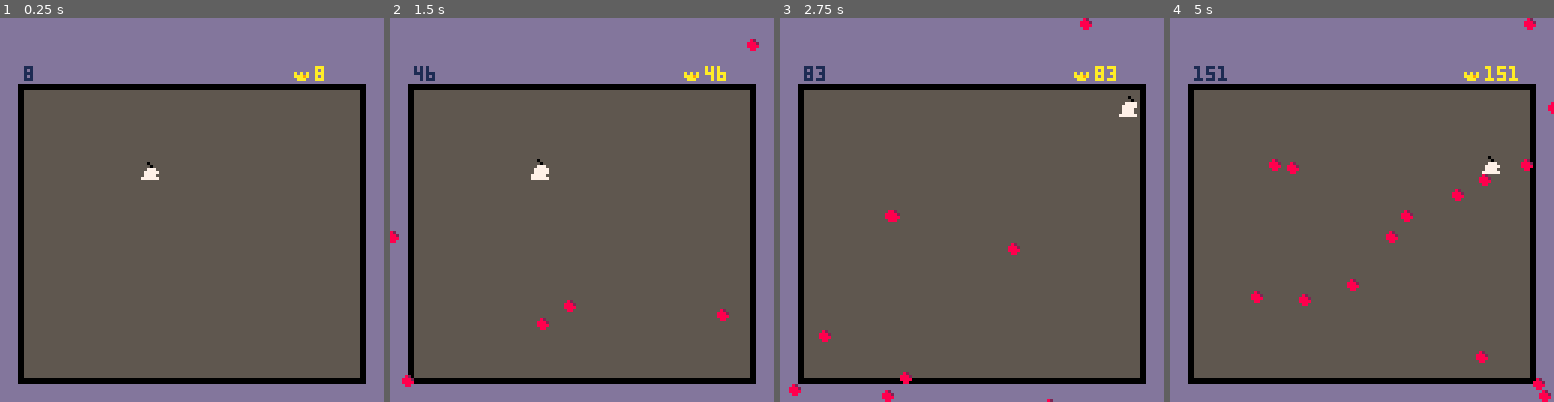
Above: before the commit, frames 1-4 (left to right).
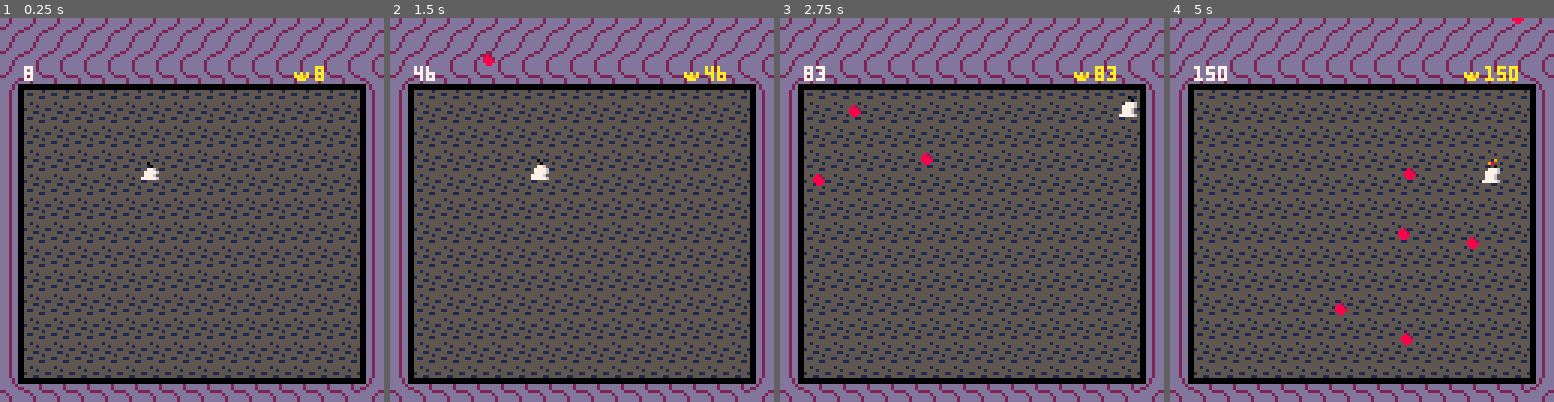
Above: after the commit, the same moments.

Repository: ckrinitsin/wick-dodge
Game: PICO-8 cartridge wick-dodge.p8
Same seed, same stepped clock (60 frames per second), same inputs: the game is played once before the commit and once after it.
Inputs:
- Up to frame 1 (0.25 s): no input
- Up to frame 2 (1.5 s): tap X (X key) at 0.33, 1.07 s
- Up to frame 3 (2.75 s): hold Right 1.6-2.1 s; tap X (X key) at 1.85 s; hold Up 2.15-2.42 s; hold Right from 2.47 s (still down)
- Up to frame 4 (5 s): tap X (X key) at 2.97, 4.08 s; release Right at 3.03 s; hold Left 3.08-3.58 s; hold Down 3.63-3.97 s; hold Right 4.02-4.68 s; hold Up from 4.73 s (still down)

The runs differ from the first frame. In frame 1, 16% of the frame differs, in the area x 0-100%, y 0-100%; in frame 2, 17%; in frame 3, 17%; in frame 4, 18%.

Commit message:
Update assets and fix spawn timer

Diff:
--- a/wick-dodge.p8
+++ b/wick-dodge.p8
@@ -10,6 +10,7 @@
  game_over=false
  player.sprite=17
  player.timing=0.2
+ spawn_rate=0.05
  score=0
  high_score=dget(0)
 	palt(12, true)
@@ -133,7 +134,7 @@
  if player.sprite >= player.death_sprite_end then player.timing = 0 end
 end
 -->8
-spawn_rate=0.25
+spawn_rate=0.05
 spawn_timer=0
 
 function get_spawn_position()
@@ -141,24 +142,30 @@
  if pos < 128 then
   return pos, 0-10
  elseif pos < 256 then
-  return 128-10, pos-128
+  return 128+10, pos-128
  elseif pos < 384 then
-  return pos-256, 128-10
+  return pos-256, 128+10
  else return 0-10, pos-384
  end
 end
 
-function get_direction()
- angle=rnd(1)*6.28318530
- return cos(angle),sin(angle)
+function get_direction(x,y)
+ local dx,dy=player.posx-x,player.posy-y
+ dist=sqrt(dx*dx + dy*dy)
+ if dist > 0 then
+  dx/=dist
+  dy/=dist
+ end
+ return dx,dy
 end
 
 function add_fire_ball()
  spawn_timer+=spawn_rate
  if spawn_timer < 1 then return end
+ spawn_rate*=1.005
  spawn_timer=0
  local x,y=get_spawn_position()
- local dx,dy=get_direction()
+ local dx,dy=get_direction(x,y)
  add(fire_balls, {
   posx=x,
   posy=y,
@@ -190,7 +197,7 @@
 end
 
 function draw_score()
- print(score,8,16,1)
+ print(score,8,16,7)
 end
 
 function draw_highscore()
@@ -198,7 +205,7 @@
 end
 
 function draw_game_over()
- print("press ❎ to restart",26,8,1)
+ print("press ❎ to restart",26,8,7)
 end
 
 
Not shown, changed: 18 lines of the sprite sheet (__gfx__) section of wick-dodge.p8
